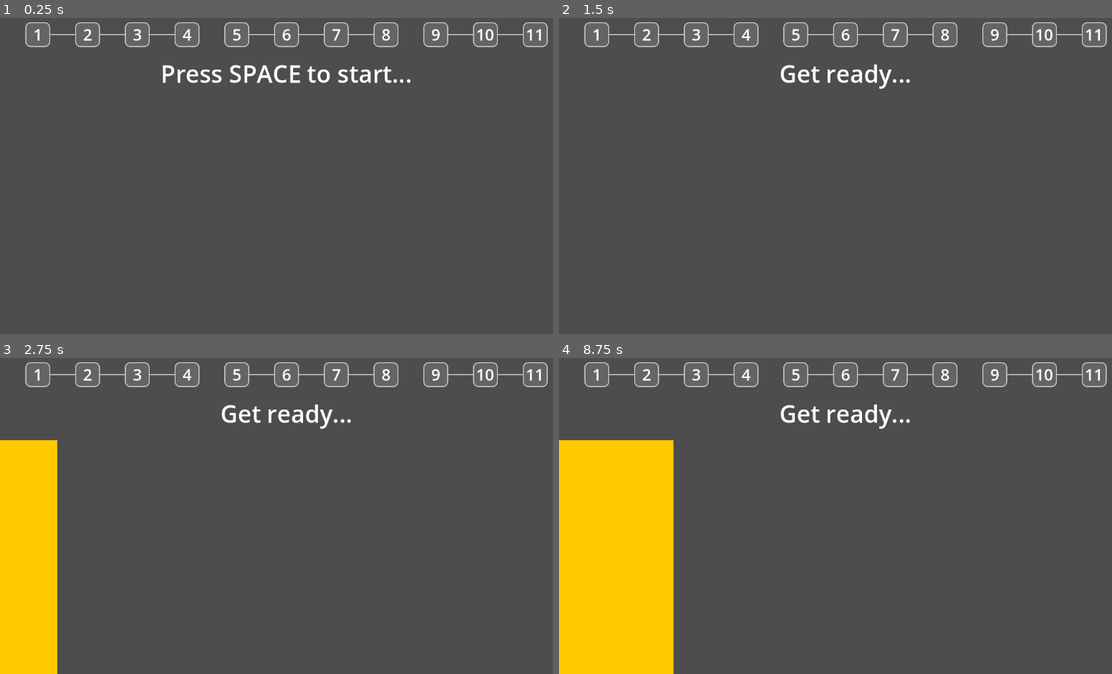
Above: before the commit, frames 1-4 (two rows, left to right).
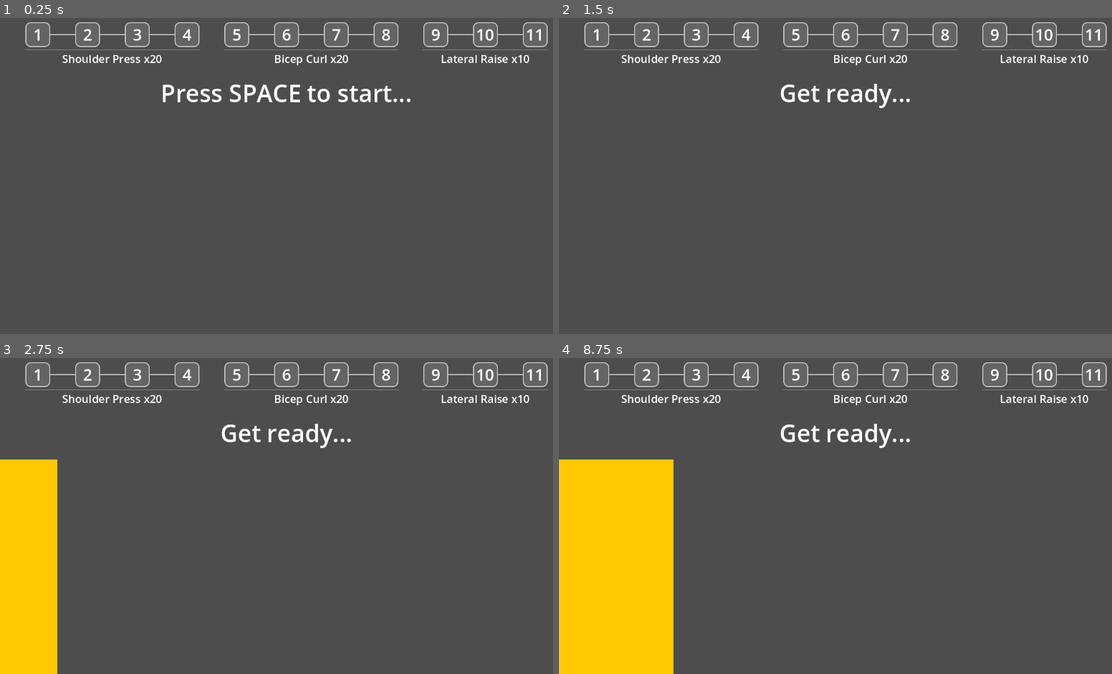
Above: after the commit, the same moments.

Repository: phrasmotica/workout-companion
Game: Godot game, scene res://scenes/app.tscn
Same seed, same stepped clock (60 frames per second), same inputs: the game is played once before the commit and once after it.
Inputs:
- Up to frame 1 (0.25 s): no input
- Up to frame 2 (1.5 s): tap Space at 0.5 s; tap Enter (ui_accept) at 0.77 s; tap X at 1.25 s
- Up to frame 3 (2.75 s): tap Enter (ui_accept) at 1.52 s; tap X at 2 s
- Up to frame 4 (8.75 s): tap X at 2.75, 3.5, 4.25 s; tap Enter (ui_accept) at 3.02, 3.77, 4.52, 6.02, 6.77, 7.52 s

The runs differ from the first frame. In frame 1, 2.6% of the frame differs, in the area x 4-100%, y 9-27%; in frame 2, 1.8%; in frame 3, 2.4%; in frame 4, 3.0%, in the area x 0-100%, y 9-33%.

Commit message:
Add adjustable footer text to stepper scene

Diff:
--- a/scenes/phase_counter.tscn
+++ b/scenes/phase_counter.tscn
@@ -1,31 +1,22 @@
-[gd_scene load_steps=6 format=3 uid="uid://b0h80wacfkk0t"]
+[gd_scene load_steps=3 format=3 uid="uid://b0h80wacfkk0t"]
 
 [ext_resource type="PackedScene" uid="uid://ctqbv83gyj2ql" path="res://scenes/stepper.tscn" id="1_5nvy7"]
 [ext_resource type="Script" uid="uid://b8quae1gvala1" path="res://scripts/phase_counter.gd" id="1_m5wjt"]
-[ext_resource type="Resource" uid="uid://id0d6a0oidty" path="res://data/workout_20x4_4_3.tres" id="2_kym4g"]
-[ext_resource type="Theme" uid="uid://pxiigjg7x2e4" path="res://ui_theme.tres" id="4_1vg60"]
-[ext_resource type="Script" uid="uid://d1x5d0boaio4m" path="res://scripts/stepper.gd" id="5_cryh7"]
 
 [node name="PhaseCounter" type="HBoxContainer"]
 theme_override_constants/separation = 50
 alignment = 1
 script = ExtResource("1_m5wjt")
-workout = ExtResource("2_kym4g")
 
 [node name="Stepper1" parent="." instance=ExtResource("1_5nvy7")]
 layout_mode = 2
+footer_text = "Shoulder Press x20"
 
-[node name="Stepper2" type="HBoxContainer" parent="." instance=ExtResource("1_5nvy7")]
+[node name="Stepper2" parent="." instance=ExtResource("1_5nvy7")]
 layout_mode = 2
-theme = ExtResource("4_1vg60")
-theme_override_constants/separation = 0
-script = ExtResource("5_cryh7")
-step_count = 4
-starting_number = 5
+footer_text = "Bicep Curl x20"
 
-[node name="Stepper3" type="HBoxContainer" parent="." instance=ExtResource("1_5nvy7")]
+[node name="Stepper3" parent="." instance=ExtResource("1_5nvy7")]
 layout_mode = 2
-theme = ExtResource("4_1vg60")
-theme_override_constants/separation = 0
-script = ExtResource("5_cryh7")
-starting_number = 9
+footer_text = "Lateral Raise x10"
+step_count = 3
--- a/scenes/stepper.tscn
+++ b/scenes/stepper.tscn
@@ -4,24 +4,47 @@
 [ext_resource type="Script" uid="uid://d1x5d0boaio4m" path="res://scripts/stepper.gd" id="2_k1r7q"]
 [ext_resource type="PackedScene" uid="uid://hu3lks1j7q1n" path="res://scenes/stepper_step.tscn" id="2_xv8sx"]
 
-[node name="Stepper" type="HBoxContainer"]
+[node name="Stepper" type="VBoxContainer"]
+offset_right = 350.0
+offset_bottom = 95.0
 theme = ExtResource("1_y5723")
 theme_override_constants/separation = 0
 script = ExtResource("2_k1r7q")
 step_count = 4
 
-[node name="StepperStep1" parent="." instance=ExtResource("2_xv8sx")]
+[node name="StepsContainer" type="HBoxContainer" parent="."]
+unique_name_in_owner = true
+layout_mode = 2
+theme = ExtResource("1_y5723")
+theme_override_constants/separation = 0
+
+[node name="StepperStep1" parent="StepsContainer" instance=ExtResource("2_xv8sx")]
 layout_mode = 2
 show_leading_line = false
 
-[node name="StepperStep2" parent="." instance=ExtResource("2_xv8sx")]
+[node name="StepperStep2" parent="StepsContainer" instance=ExtResource("2_xv8sx")]
 layout_mode = 2
 number = 2
 
-[node name="StepperStep3" parent="." instance=ExtResource("2_xv8sx")]
+[node name="StepperStep3" parent="StepsContainer" instance=ExtResource("2_xv8sx")]
 layout_mode = 2
 number = 3
 
-[node name="StepperStep4" parent="." instance=ExtResource("2_xv8sx")]
+[node name="StepperStep4" parent="StepsContainer" instance=ExtResource("2_xv8sx")]
 layout_mode = 2
 number = 4
+
+[node name="Spacer" type="Control" parent="."]
+custom_minimum_size = Vector2(0, 2)
+layout_mode = 2
+
+[node name="HSeparator" type="HSeparator" parent="."]
+layout_mode = 2
+theme_override_constants/separation = 6
+
+[node name="Footer" type="Label" parent="."]
+unique_name_in_owner = true
+layout_mode = 2
+theme_type_variation = &"StepperFooterLabel"
+text = "<footer>"
+horizontal_alignment = 1
--- a/scripts/stepper.gd
+++ b/scripts/stepper.gd
@@ -1,5 +1,12 @@
 @tool
-class_name Stepper extends HBoxContainer
+class_name Stepper extends VBoxContainer
+
+@export
+var footer_text := "":
+    set(value):
+        footer_text = value
+
+        _refresh()
 
 @export
 var step_count := 3:
@@ -32,6 +39,12 @@
 @onready
 var step_scene: PackedScene = load("res://scenes/stepper_step.tscn")
 
+@onready
+var steps_parent: Control = %StepsContainer
+
+@onready
+var footer: Label = %Footer
+
 func _ready() -> void:
     _refresh()
 
@@ -46,10 +59,13 @@
     completed_step = -1
 
 func _refresh() -> void:
+    if footer:
+        footer.text = footer_text if len(footer_text) > 0 else "<footer>"
+
     if not step_scene:
         return
 
-    var steps := get_children()
+    var steps := steps_parent.get_children()
 
     for i in maxi(step_count, steps.size()):
         var step: StepperStep
@@ -60,7 +76,7 @@
             step = step_scene.instantiate()
             step.name = "StepperStep%d" % (i + 1)
 
-            add_child(step)
+            steps_parent.add_child(step)
             step.owner = self
 
         step.number = starting_number + i
@@ -70,7 +86,7 @@
     if steps.size() > step_count:
         for i in range(step_count, steps.size()):
             print("Cleaning up child %d" % i)
-            get_child(i).queue_free()
+            steps_parent.get_child(i).queue_free()
 
 func _compute_step_look(index: int) -> StepperStep.Look:
     if index < current_step:
--- /dev/null
+++ b/ui_font.tres
@@ -0,0 +1,4 @@
+[gd_resource type="SystemFont" format=3 uid="uid://dn35gdu8qvgys"]
+
+[resource]
+font_names = PackedStringArray("Osaka")
--- a/ui_theme.tres
+++ b/ui_theme.tres
@@ -1,4 +1,6 @@
 [gd_resource type="Theme" load_steps=6 format=3 uid="uid://pxiigjg7x2e4"]
+
+[ext_resource type="SystemFont" uid="uid://dn35gdu8qvgys" path="res://ui_font.tres" id="1_touxu"]
 
 [sub_resource type="StyleBoxFlat" id="StyleBoxFlat_dmjyp"]
 bg_color = Color(0, 0.705882, 0, 1)
@@ -44,9 +46,6 @@
 corner_radius_bottom_right = 10
 corner_radius_bottom_left = 10
 
-[sub_resource type="SystemFont" id="SystemFont_dmjyp"]
-font_names = PackedStringArray("Osaka")
-
 [resource]
 CompletedStepperPanelContainer/base_type = &"PanelContainer"
 CompletedStepperPanelContainer/styles/panel = SubResource("StyleBoxFlat_dmjyp")
@@ -54,8 +53,11 @@
 FutureStepperPanelContainer/styles/panel = SubResource("StyleBoxFlat_touxu")
 HighlightedStepperPanelContainer/base_type = &"PanelContainer"
 HighlightedStepperPanelContainer/styles/panel = SubResource("StyleBoxFlat_2pn01")
+StepperFooterLabel/base_type = &"Label"
+StepperFooterLabel/font_sizes/font_size = 22
+StepperFooterLabel/fonts/font = ExtResource("1_touxu")
 StepperPanelContainer/base_type = &"PanelContainer"
 StepperPanelContainer/styles/panel = SubResource("StyleBoxFlat_potcg")
 StepperStepLabel/base_type = &"Label"
 StepperStepLabel/font_sizes/font_size = 32
-StepperStepLabel/fonts/font = SubResource("SystemFont_dmjyp")
+StepperStepLabel/fonts/font = ExtResource("1_touxu")
